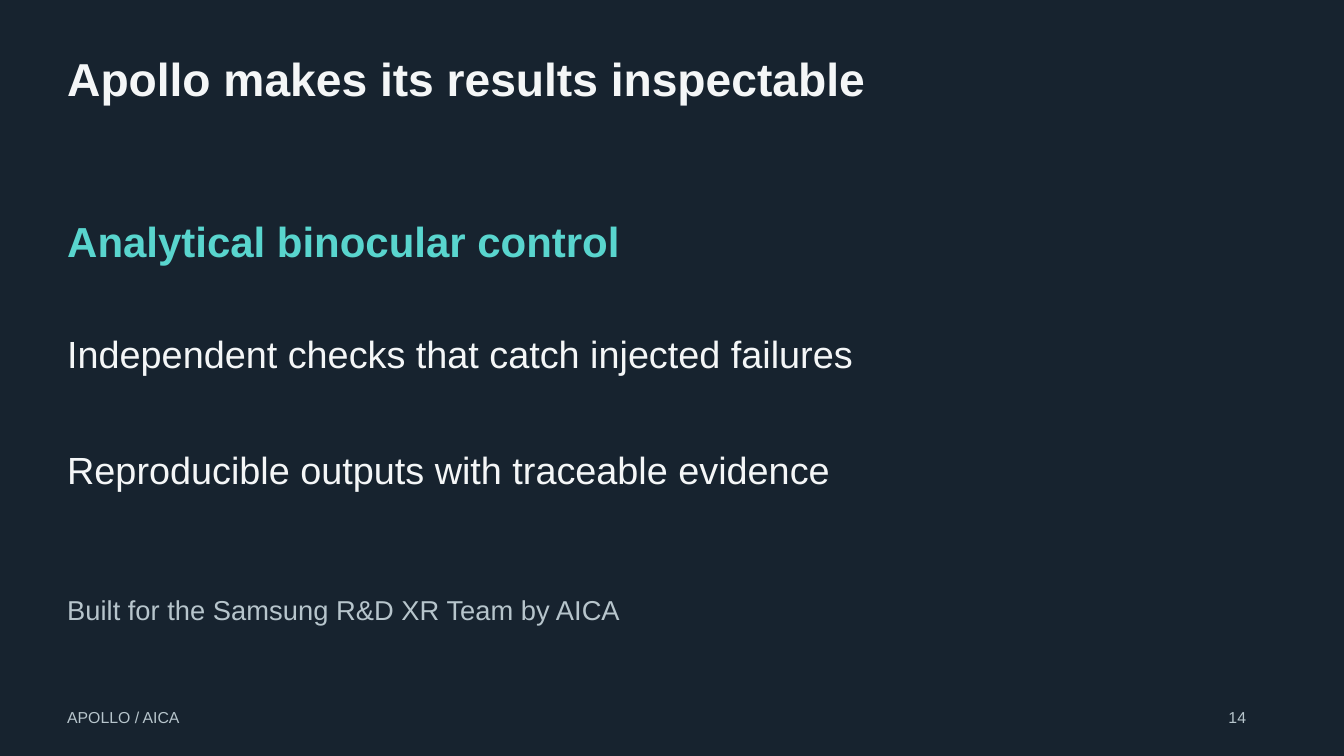
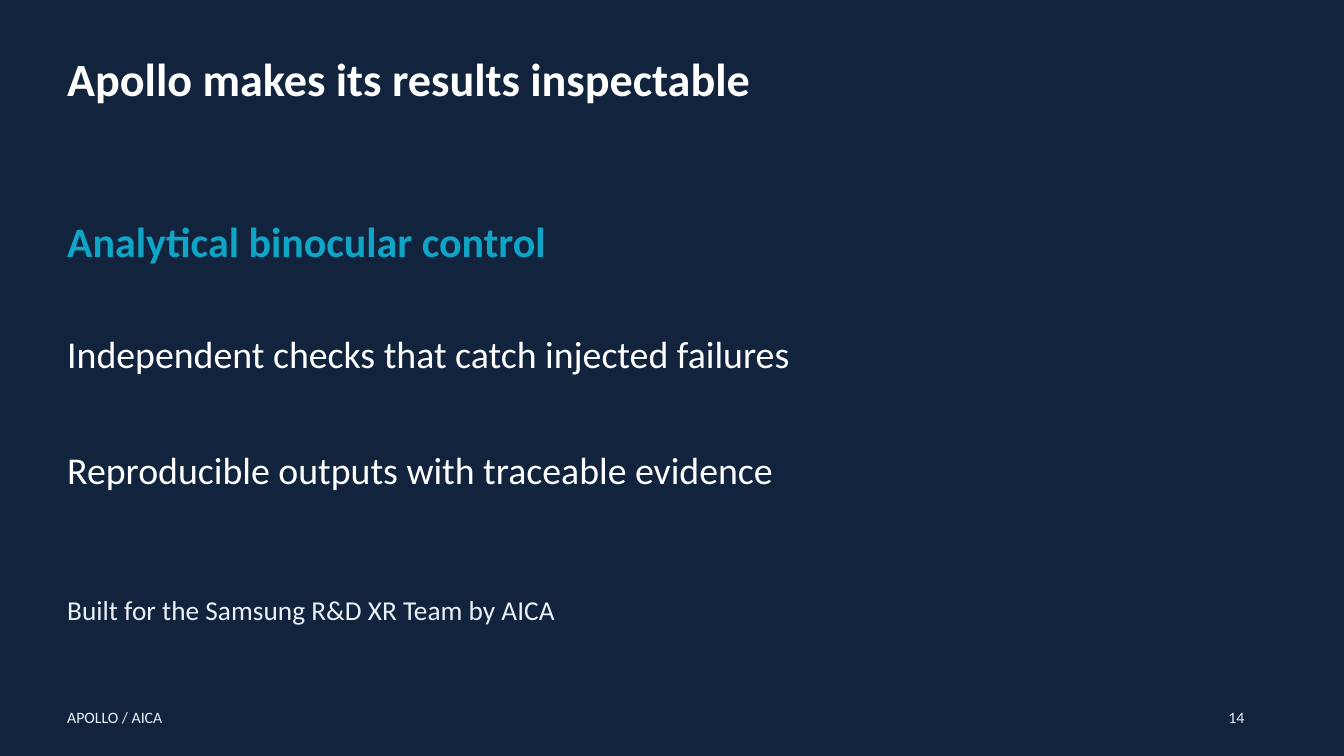
Before and after one commit to Eldo-John-Giby/Apollo, a slide deck: slide 14 of Apollo_SamsungXR_Presentation.pptx. Drawn at 1344x756 pixels with LibreOffice and Linux fonts; fonts in the diff are those of the drawing. Boxes give left, top, right and bottom in pixels: in the first picture for what was removed or moved away, otherwise in the second. Text is boxed around its words. In the diff, an @@ line names an element or a change of style, - is before the commit and + after.

Commit message:
docs: restore original slide theme and render full-head cover GIF

```diff
--- a/Apollo_SamsungXR_Presentation.pptx
+++ b/Apollo_SamsungXR_Presentation.pptx
@@ background #17232F to #12233D @@
@@ text "Analytical binocular control" at (x1=67, y1=227, x2=546, y2=264): font Arial to Calibri, text colour #59D5CE to #0EA5C6 @@
@@ font Arial to Calibri, text colour #F4F6F7 to #FFFFFF in 3 elements at (x1=67, y1=63, x2=749, y2=104), (x1=67, y1=341, x2=789, y2=375), (x1=67, y1=457, x2=773, y2=490) @@
@@ font Arial to Calibri, text colour #B7C5CC to #EAF1F8 in 3 elements at (x1=67, y1=712, x2=163, y2=723), (x1=1228, y1=713, x2=1244, y2=723), (x1=67, y1=601, x2=554, y2=625) @@
```
Also in this commit, not shown: 13 other slides changed.
